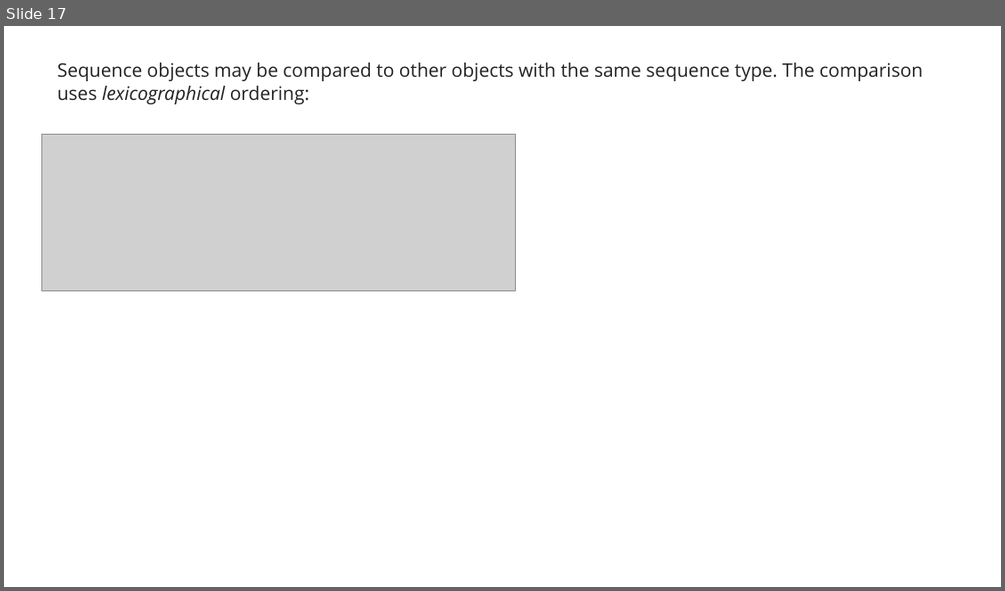
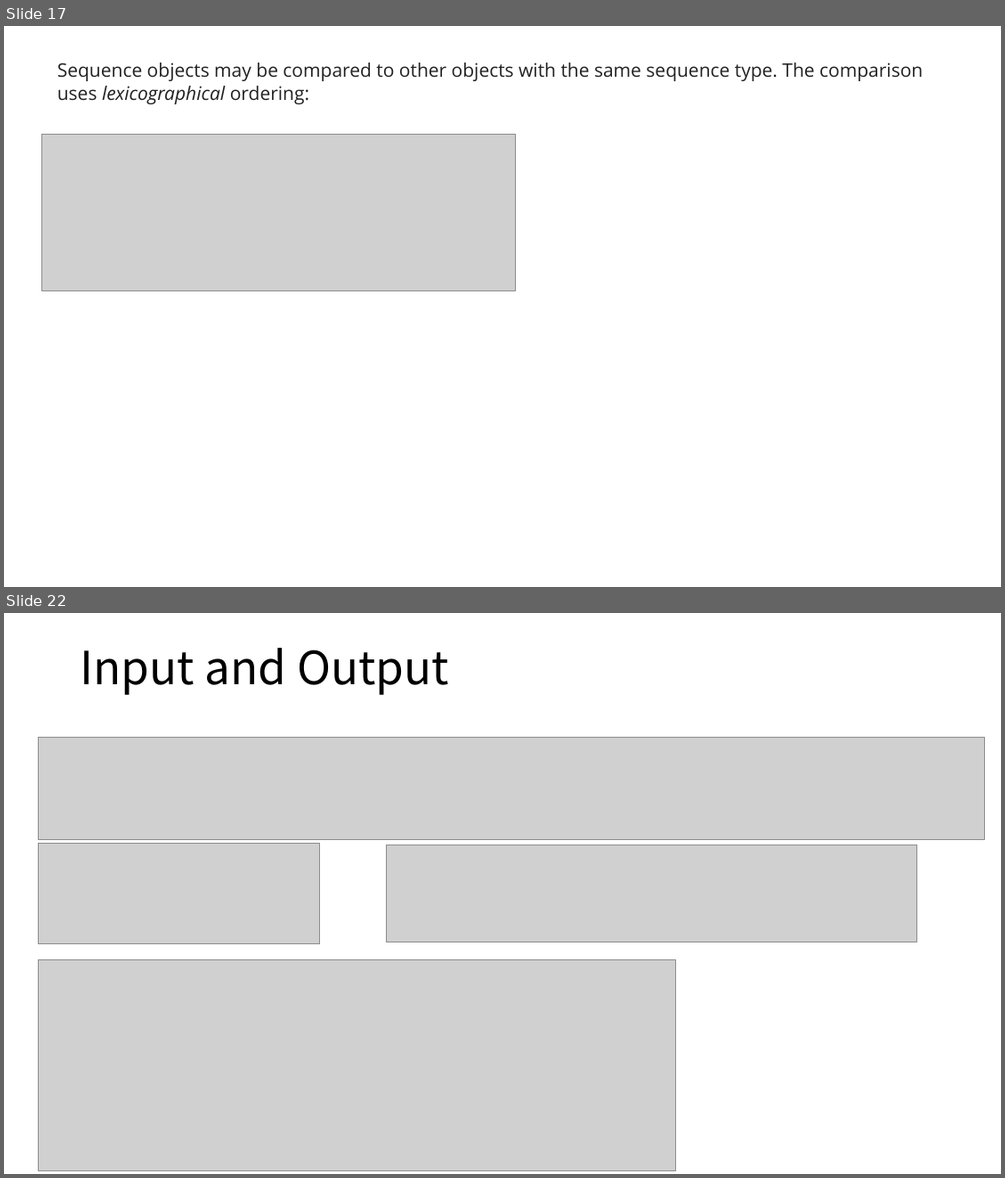
Before and after one commit to bilosikia/learnMarks, a slide deck: python.pptx. Shown one above the other, each under a label of ours: slide 17 before the commit, slides 17 and 22 after it; the slides between them are not shown. The pictures are 1005x591 and 1005x1178 pixels, drawn with LibreOffice and Linux fonts; fonts in the diff are those of the drawing; grey boxes stand for pictures. Boxes give left, top, right and bottom in pixels: in the first picture for what was removed or moved away, otherwise in the second. Text is boxed around its words. In the diff, an @@ line names an element or a change of style, - is before the commit and + after.

```diff
--- a/python.pptx
+++ b/python.pptx
@@ slide 22 added at (4,613,1001,1174), background #FFFFFF @@
@@ title added at (80,648,449,695), 44 pt, text #000000 @@
+Input and Output
@@ picture added at (39,737,985,840) @@
@@ picture added at (39,843,320,943) @@
@@ picture added at (386,845,917,942) @@
@@ picture added at (39,960,676,1171) @@
```
Also in this commit, not shown: 10 other slides added.
